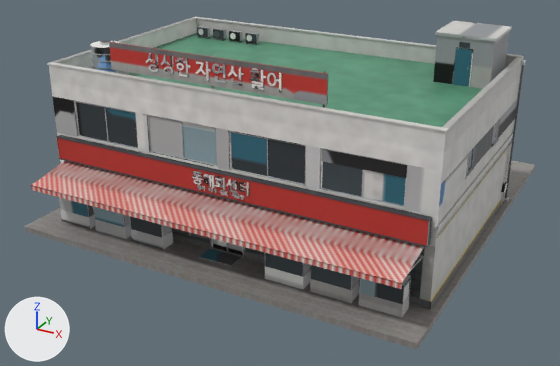
Renders of the FBX model cs2_ilsan/CS2Assets/IlsanHoetjip02/IlsanHoetjip02.fbx from each side of a commit.
Both versions are drawn from a camera (50 mm lens) standing at (20.5, -40.1, 20.4) and looking at (-0.4, -2.1, 1.4). Every picture has the same lights, and +X, +Y and +Z are marked at lower left. The older version comes first. Where no turn or scale is listed for an object, it has been applied to the vertices.

In view in the first picture: 'IlsanHoetjip02'.
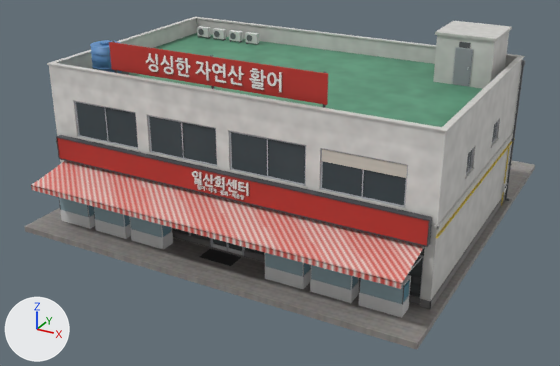
Patch to the scene script:
```diff
--- a/cs2_ilsan/CS2Assets/IlsanHoetjip02/IlsanHoetjip02.fbx.py
+++ b/cs2_ilsan/CS2Assets/IlsanHoetjip02/IlsanHoetjip02.fbx.py
@@ me_ilsanhoetjip02 @@
 # used by ob_ilsanhoetjip02; location = (0.0, 0.0, 0.0)
-me_ilsanhoetjip02.from_pydata(...)  # 13318 vertices, 20305 faces; spans x -11.9..11.9, y -11.9..11.9, z -0.3..10.9
+me_ilsanhoetjip02.from_pydata(...)  # 17828 vertices, 27068 faces; spans x -11.9..11.9, y -11.9..11.9, z -0.3..10.9
+# me_ilsanhoetjip02 part 1: 772 vertices moved within x -1.6..1.5, y -9.4..-9.3, z 3.7..4.7; 562 vertices removed from x -1.7..1.5, y -9.4..-9.3, z 4.0..4.7; 3364 vertices added at x -1.7..1.7, y -9.4..-9.3, z 3.6..4.7
+# me_ilsanhoetjip02 part 2: 122 vertices moved within x -4.7..2.2, y -8.4..-8.3, z 9.4..10.3; 2 vertices removed from x -1.8, y -8.4..-8.3, z 9.7; 1710 vertices added at x -5.1..3.1, y -8.4..-8.3, z 9.4..10.3
+# me_ilsanhoetjip02 part 3: 13516 kept faces spanning x -11.9..11.9, y -11.9..11.9, z -0.3..10.9 get new texture (UV) coordinates
 me_ilsanhoetjip02.materials.append(mat_ilsanhoetjip02)
```

Changed parts and their boxes [x1, y1, x2, y2] in the pictures (560 x 366 px):
part 1 of me_ilsanhoetjip02, reshaped
    before: [192, 171, 247, 199]
    after: [192, 171, 249, 200]
part 2 of me_ilsanhoetjip02, reshaped
    before: [150, 60, 266, 88]
    after: [145, 53, 282, 92]
part 3 of me_ilsanhoetjip02, surface changed
    both: [32, 18, 526, 318]
